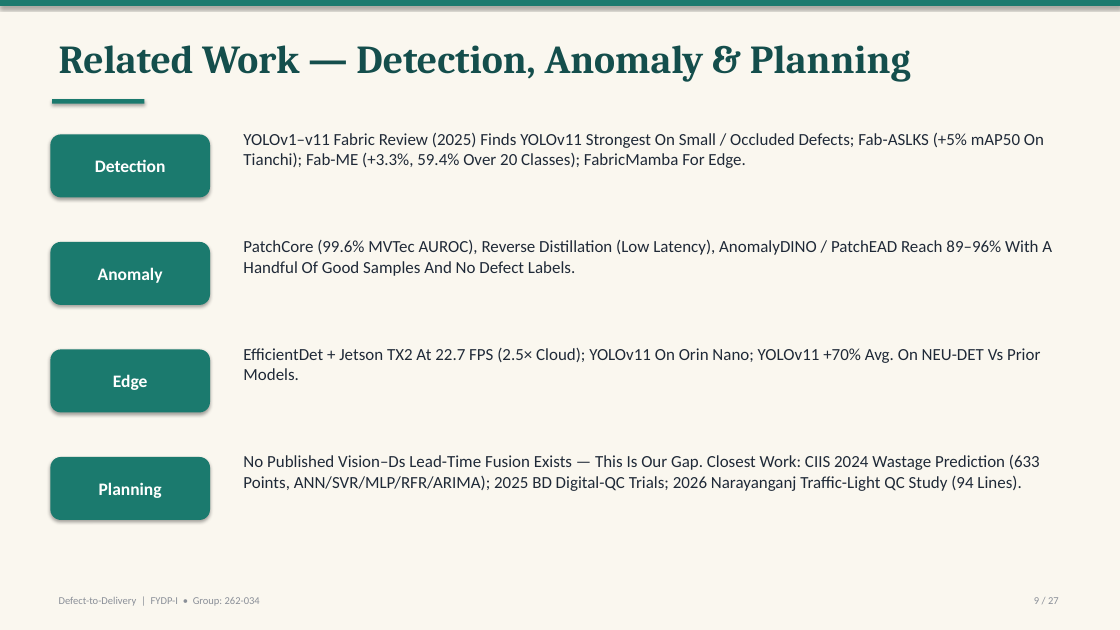
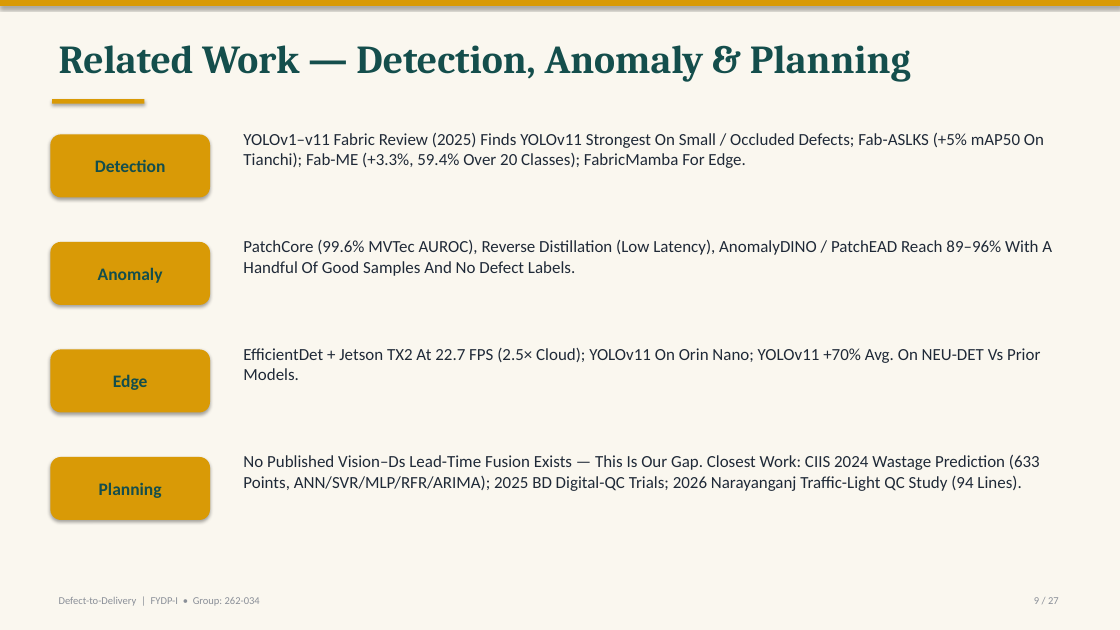
Before and after one commit to labib-ux/FYDP, a slide deck: slide 9 of slides/FYDP-I_Defect-to-Delivery.pptx. Drawn at 1120x630 pixels with LibreOffice and Linux fonts; fonts in the diff are those of the drawing. Boxes give left, top, right and bottom in pixels: in the first picture for what was removed or moved away, otherwise in the second. Text is boxed around its words. In the diff, an @@ line names an element or a change of style, - is before the commit and + after.

Commit message:
docs(slides): gold accent theme, slide-18 fan-in arrows, big-type req graphics

```diff
--- a/slides/FYDP-I_Defect-to-Delivery.pptx
+++ b/slides/FYDP-I_Defect-to-Delivery.pptx
@@ rectangle at box(0, 0, 1120, 6): fill #1B7A6E to #D99A06 @@
@@ rectangle at box(52, 99, 145, 104): fill #1B7A6E to #D99A06 @@
@@ text colour #FFFFFF to #144E4C; fill #1B7A6E to #D99A06 in 4 elements at box(50, 134, 210, 197), box(50, 242, 210, 305), box(50, 350, 210, 413), box(50, 457, 210, 520) @@
```
Also in this commit, not shown: 26 other slides changed, 2 other files.
